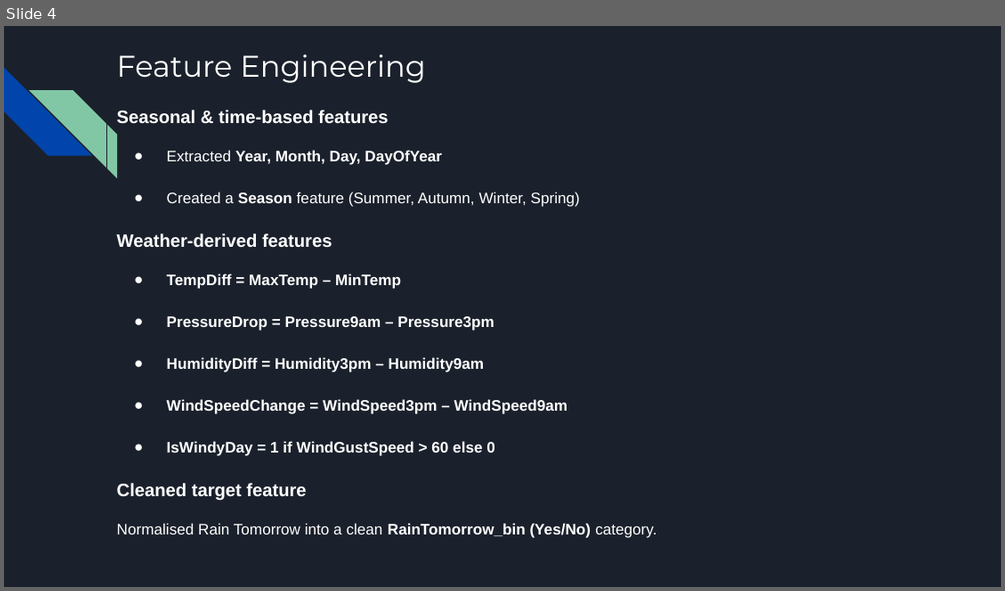
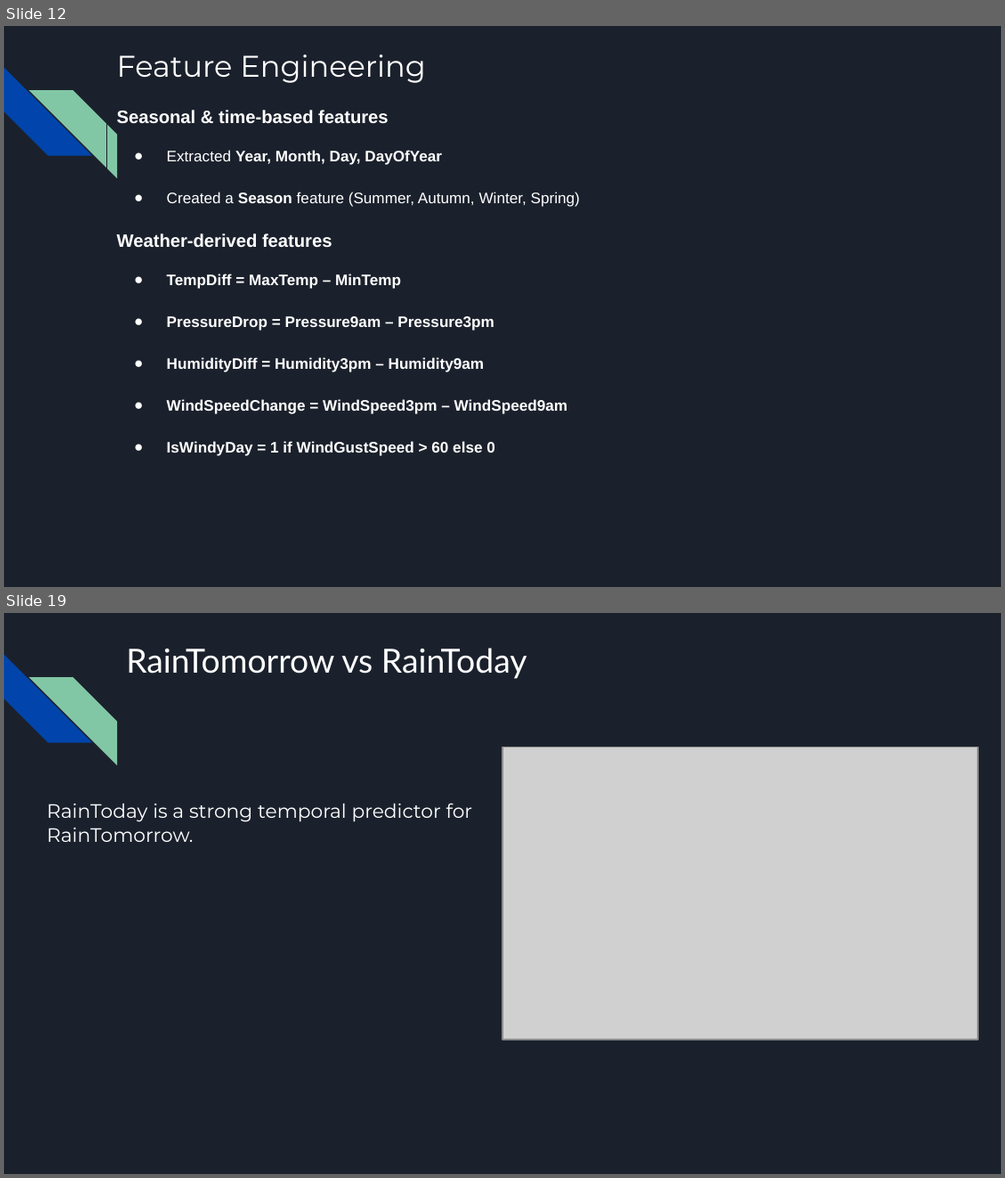
Before and after one commit to OmarEssam-20/weather-aus, a slide deck: WeatherAUS.pptx. Shown one above the other, each under a label of ours: slide 4 before the commit, slides 12 and 19 after it; the slides between them are not shown. The pictures are 1005x591 and 1005x1178 pixels, drawn with LibreOffice and Linux fonts; fonts in the diff are those of the drawing; grey boxes stand for pictures. Boxes give left, top, right and bottom in pixels: in the first picture for what was removed or moved away, otherwise in the second. Text is boxed around its words. In the diff, an @@ line names an element or a change of style, - is before the commit and + after.

```diff
--- a/WeatherAUS.pptx
+++ b/WeatherAUS.pptx
@@ slide 19 added at (4,613,1001,1174), background #1B212C; not listed: 2 template elements that a slide beside it also shows @@
@@ text added at (126,648,527,679), 24 pt, text #FFFFFF @@
+RainTomorrow vs RainToday
@@ picture added at (502,747,978,1039) @@
@@ title added at (47,803,473,842), 14 pt, text #FFFFFF @@
+RainToday is a strong temporal predictor for RainTomorrow.
@@ what was slide 4 is now slide 12 @@
@@ slide 12 changed as well @@
@@ text at (117,483,656,538): paragraphs removed @@
-Cleaned target feature
-Normalised Rain Tomorrow into a clean RainTomorrow_bin (Yes/No) category.
```
Also in this commit, not shown: 2 other slides changed, 24 other slides added, 3 slides removed.
